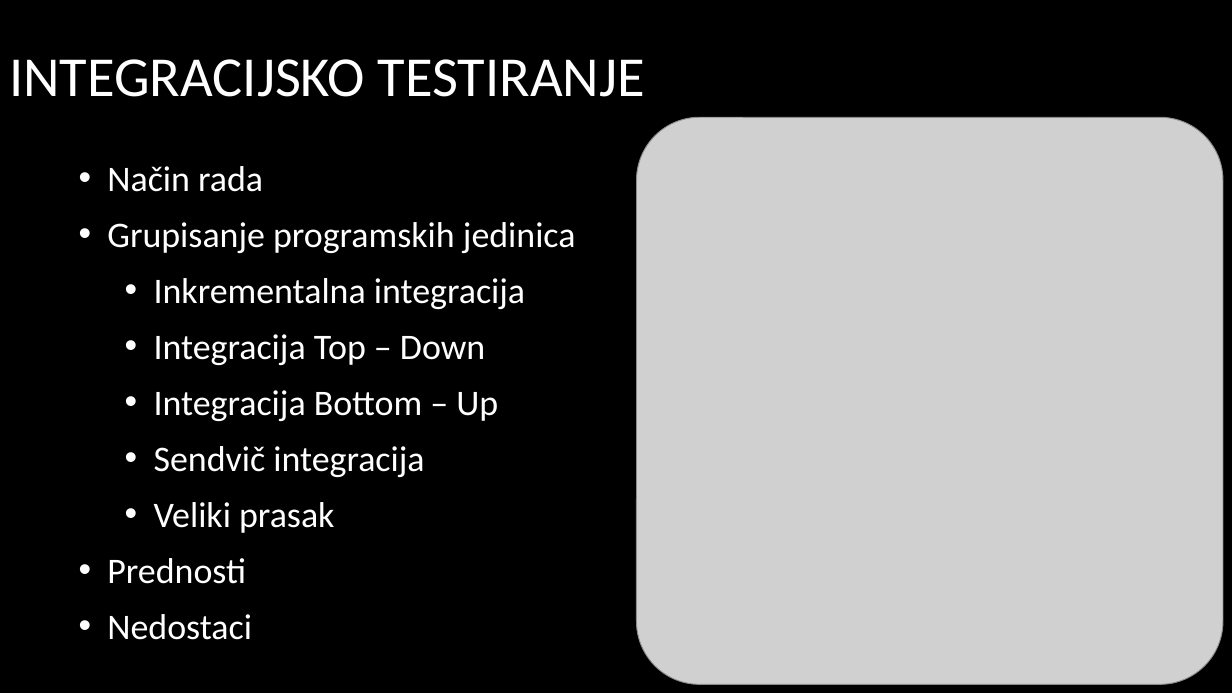
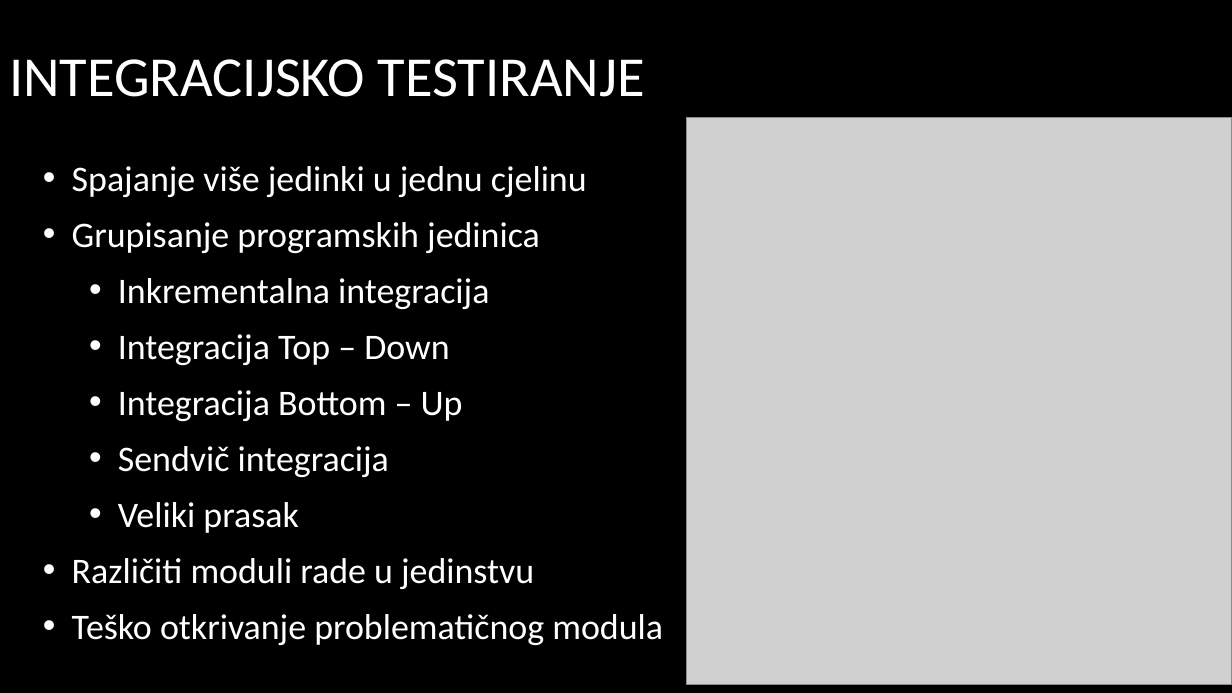
Before and after one commit to edin-3031/Diplomski_rad, a slide deck: slide 9 of Prezentacija/Dinamička verifikacija softvera - Prezentacija.pptx. Drawn at 1232x693 pixels with LibreOffice and Linux fonts; fonts in the diff are those of the drawing; grey boxes stand for pictures; background and template pictures are left out. Boxes give left, top, right and bottom in pixels: in the first picture for what was removed or moved away, otherwise in the second. Text is boxed around its words. In the diff, an @@ line names an element or a change of style, - is before the commit and + after.

```diff
--- a/Prezentacija/Dinamička verifikacija softvera - Prezentacija.pptx
+++ b/Prezentacija/Dinamička verifikacija softvera - Prezentacija.pptx
@@ picture: place and size @@
-picture at bbox=[637, 117, 1224, 685]
+picture at bbox=[687, 117, 1232, 685]
@@ text "Spajanje više jedinki u jednu ...": place and size @@
-text "Spajanje više jedinki u jednu ..." at bbox=[107, 166, 576, 640]
+text "Spajanje više jedinki u jednu ..." at bbox=[72, 166, 663, 645]
@@ text at bbox=[72, 166, 587, 197]: text changed @@
-• Način rada
+• Spajanje više jedinki u jednu cjelinu
@@ text at bbox=[72, 558, 663, 645]: text changed @@
-• Prednosti
-• Nedostaci
+• Različiti moduli rade u jedinstvu
+• Teško otkrivanje problematičnog modula
```
Also in this commit, not shown: 3 other slides changed, 4 slides added, 3 slides removed.
